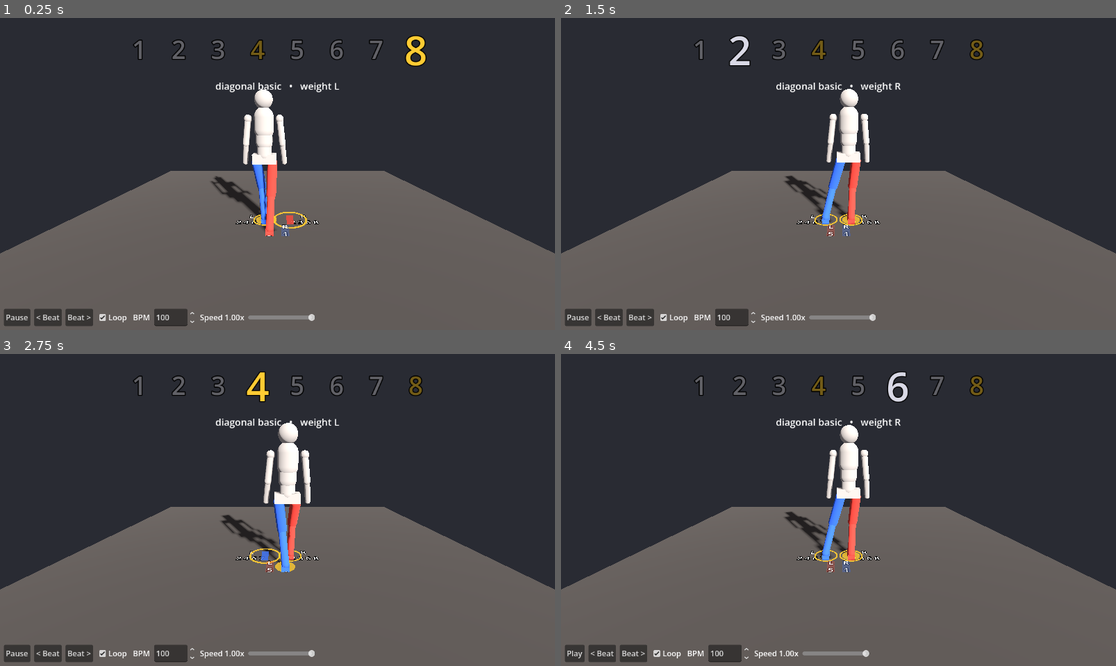
Above: before the commit, frames 1-4 (two rows, left to right).
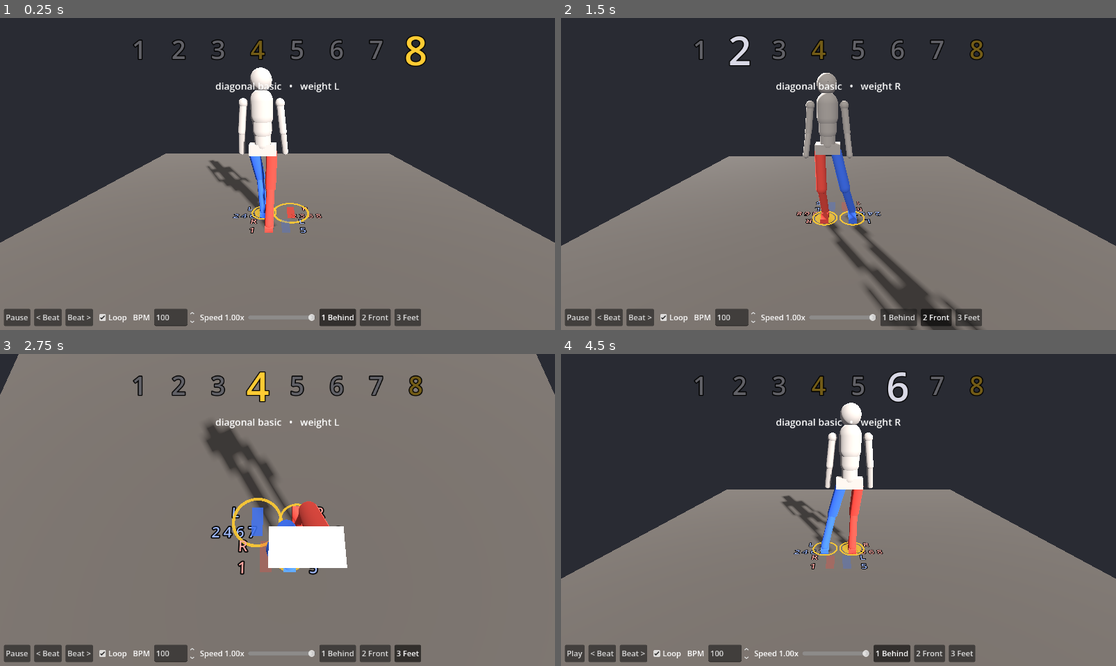
Above: after the commit, the same moments.

Repository: MarAvFe/ensenalsa
Game: Godot game, scene res://scenes/main.tscn
Same seed, same stepped clock (60 frames per second), same inputs: the game is played once before the commit and once after it.
Inputs (mouse positions are in pixels of both pictures, inside the frame that each line leads up to):
- Up to frame 1 (0.25 s): no input
- Up to frame 2 (1.5 s): click (899, 317) at 0.5 s, where only the run after the commit has a clickable "1 Behind"; click (938, 317) at 1.25 s, where only the run after the commit has a clickable "2 Front"
- Up to frame 3 (2.75 s): click (405, 653) at 2 s, where only the run after the commit has a clickable "3 Feet"
- Up to frame 4 (4.5 s): tap Enter at 2.75 s; hold Right 2.78-3.5 s; tap 1 at 2.85 s; tap Space at 3.02 s; tap 2 at 3.05 s; click "< Beat" at 3.5 s; click (894, 653) at 4.25 s, where only the run after the commit has a clickable "1 Behind"

The runs differ from the first frame. In frame 1, 47% of the frame differs, in the area x 0-100%, y 15-100%; in frame 2, 45%; in frame 3, 71%, in the area x 0-100%, y 0-100%; in frame 4, 47%.

Commit message:
Step 6: behind / front / head-down-to-feet cameras (keys 1-3 + buttons)
Co-Authored-By: Claude Opus 5.5 <noreply@anthropic.com>

Diff:
--- a/scenes/main.tscn
+++ b/scenes/main.tscn
@@ -29,9 +29,10 @@
 [node name="Dancer" type="Node3D" parent="."]
 script = ExtResource("1")
 
-[node name="Cam" type="Camera3D" parent="."]
-transform = Transform3D(1, 0, 0, 0, 0.966, 0.259, 0, -0.259, 0.966, 0, 1.4, 2.6)
-
 [node name="Sun" type="DirectionalLight3D" parent="."]
 transform = Transform3D(0.866, -0.25, 0.433, 0, 0.866, 0.5, -0.5, -0.433, 0.75, 0, 3, 0)
 shadow_enabled = true
+
+[node name="Fill" type="DirectionalLight3D" parent="."]
+transform = Transform3D(-1, 0, 0, 0, 0.8, 0.6, 0, 0.6, -0.8, 0, 3, 0)
+light_energy = 0.5
--- a/scripts/dancer.gd
+++ b/scripts/dancer.gd
@@ -49,6 +49,10 @@
 		var ankle := _joint(knee, "Foot" + side, Vector3(0, -SHIN, 0))
 		_box(ankle, Vector3(0.10, 0.06, 0.26), Vector3(0, -ANKLE_H + 0.03, -0.07), col)
 		legs[side] = {"hip": hip, "knee": knee, "ankle": ankle}
+	for m in pelvis.get_node("Spine1").find_children("*", "MeshInstance3D", true, false):
+		m.layers = 2 # upper body: hidden from the head-down feet camera
+	for side in ["L", "R"]:
+		var sx := -1.0 if side == "L" else 1.0
 		solve_leg(side, global_transform * Vector3(0.18 * sx, ANKLE_H, 0))
 
 
--- a/scripts/main.gd
+++ b/scripts/main.gd
@@ -19,13 +19,25 @@
 var prints := {} # "side:x,z" -> {mesh, ring}
 var prints_block := -1
 var weight_disc: MeshInstance3D
+var cams: Array[Camera3D] = []
 
 
 func _ready() -> void:
 	ch = Choreo.new("res://data/routine.json")
 	bpm = ch.p.bpm
 	t = fposmod(t, ch.size())
+	# Behind, front, head-down-to-feet. Dancer stands at the origin facing -Z.
+	for v in [[Vector3(0, 1.5, 2.3), Vector3(0, 0.55, -0.1)], [Vector3(0, 1.5, -2.4), Vector3(0, 0.6, 0)],
+			[Vector3(0, 1.78, 0.32), Vector3(0, 0, -0.18)]]:
+		var cam := Camera3D.new()
+		cam.near = 0.03
+		if cams.size() == 2:
+			cam.cull_mask = 1 # feet cam skips the upper body (layer 2)
+		add_child(cam)
+		cam.look_at_from_position(v[0], v[1])
+		cams.append(cam)
 	_build_ui()
+	set_camera(0)
 	weight_disc = _flat(CylinderMesh.new(), GOLD, 0.8)
 	weight_disc.mesh.top_radius = 0.13
 	weight_disc.mesh.bottom_radius = 0.13
@@ -113,7 +125,8 @@
 		lbl.pixel_size = 0.004
 		lbl.outline_size = 10
 		lbl.rotation_degrees.x = -90
-		lbl.position = Vector3((-0.2 if side == "L" else 0.2), 0.006, 0)
+		lbl.modulate = SIDE_COL[side].lightened(0.5)
+		lbl.position = Vector3(signf(info.pos.x) * 0.2, 0.006, 0) # outward, so crossed steps don't swap labels
 		m.add_child(lbl)
 		var ring: MeshInstance3D = null
 		if info.tap:
@@ -143,6 +156,12 @@
 	t = fposmod(roundf(t) + dir, ch.size())
 
 
+func set_camera(k: int) -> void:
+	cams[k].make_current()
+	for j in 3:
+		ui.cam_buttons[j].button_pressed = j == k
+
+
 func _unhandled_key_input(e: InputEvent) -> void:
 	if not e.is_pressed():
 		return
@@ -150,6 +169,7 @@
 		KEY_SPACE: playing = not playing
 		KEY_RIGHT: step_beat(1)
 		KEY_LEFT: step_beat(-1)
+		KEY_1, KEY_2, KEY_3: set_camera(e.keycode - KEY_1)
 
 
 func _build_ui() -> void:
@@ -213,6 +233,14 @@
 	sl.value_changed.connect(func(v): speed = v; speed_lbl.text = "Speed %.2fx" % v)
 	bar.add_child(sl)
 
+	ui.cam_buttons = []
+	var group := ButtonGroup.new()
+	for k in 3:
+		var b := _button(bar, ["1 Behind", "2 Front", "3 Feet"][k], set_camera.bind(k))
+		b.toggle_mode = true
+		b.button_group = group
+		ui.cam_buttons.append(b)
+
 
 func _button(parent: Control, text: String, cb: Callable) -> Button:
 	var b := Button.new()
